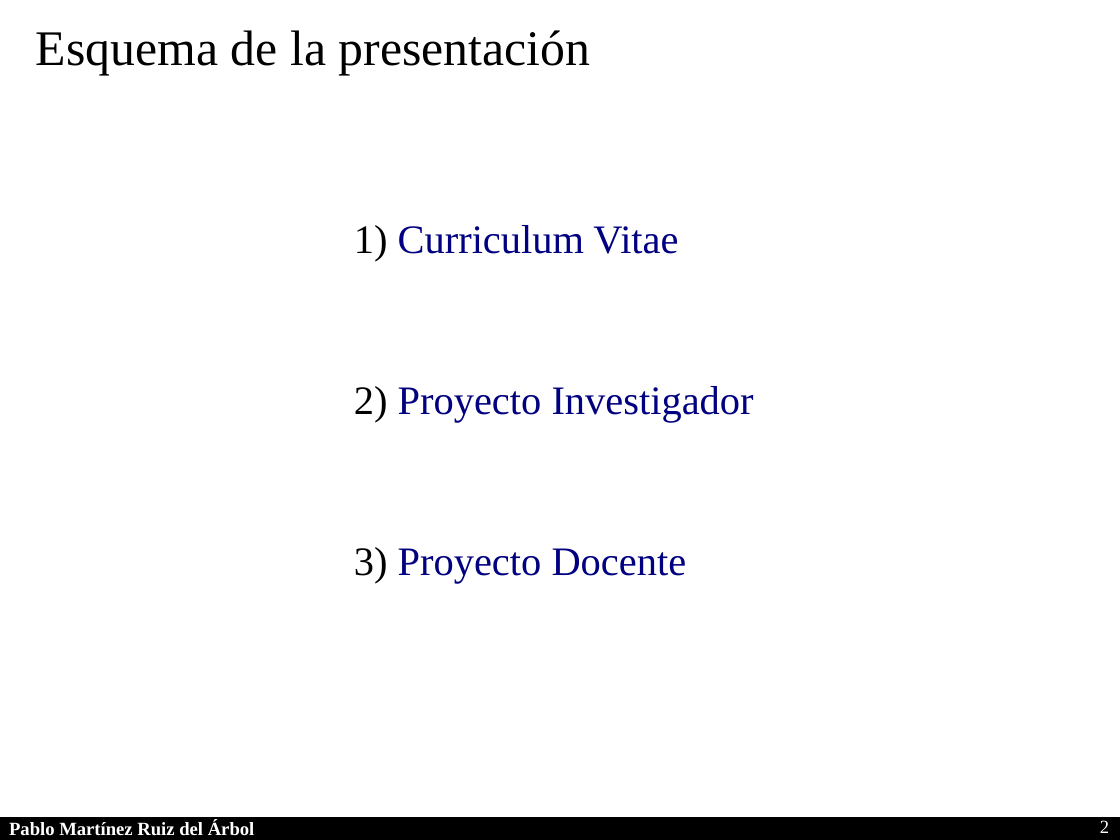
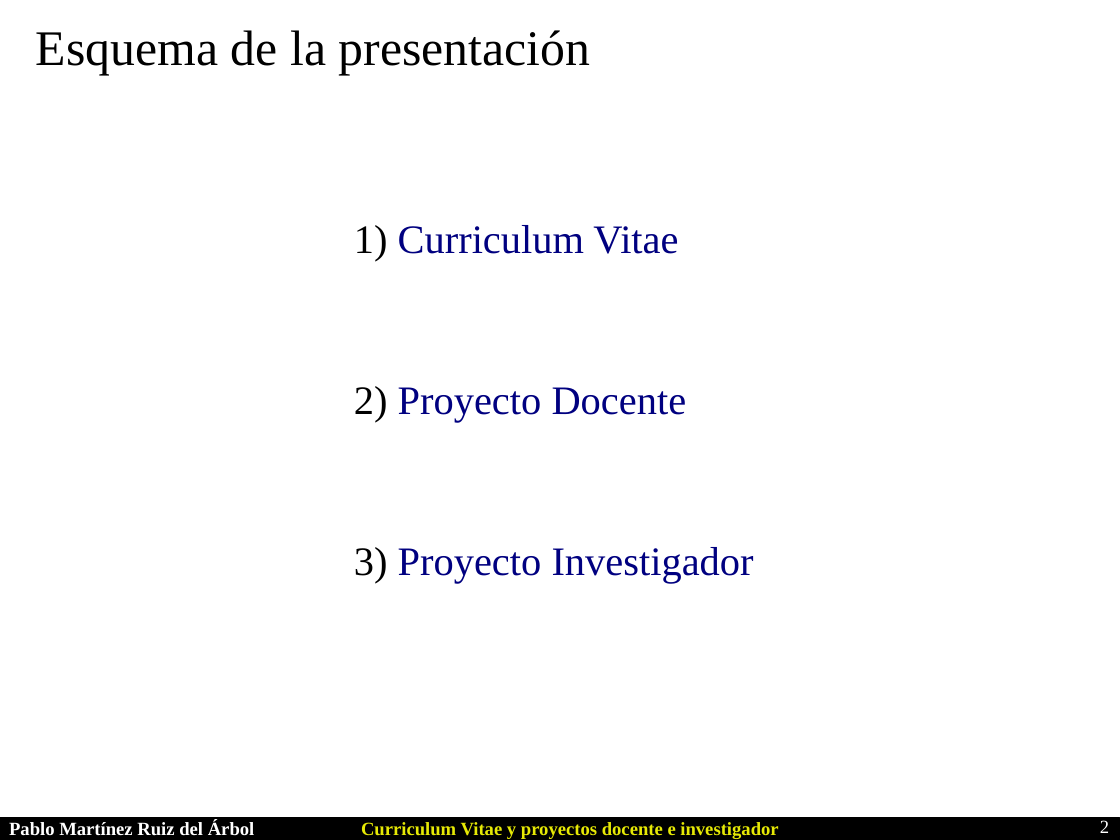
Before and after one commit to parbol/Plaza, a slide deck: slide 2 of Presentacion/Presentacion.odp. Drawn at 1120x840 pixels with LibreOffice and Linux fonts; fonts in the diff are those of the drawing. Boxes give left, top, right and bottom in pixels: in the first picture for what was removed or moved away, otherwise in the second. Text is boxed around its words. In the diff, an @@ line names an element or a change of style, - is before the commit and + after.

```diff
--- a/Presentacion/Presentacion.odp
+++ b/Presentacion/Presentacion.odp
@@ text at [398, 387, 687, 423]: paragraph added @@
+2) Proyecto Docente
@@ text at [398, 548, 687, 584]: paragraph removed @@
-3) Proyecto Docente
@@ text added at [361, 822, 778, 839], 12 pt, text #E6E905, bold @@
+Curriculum Vitae y proyectos docente e investigador
```
Also in this commit, not shown: 17 other slides changed, 3 slides added, 2 slides removed.
